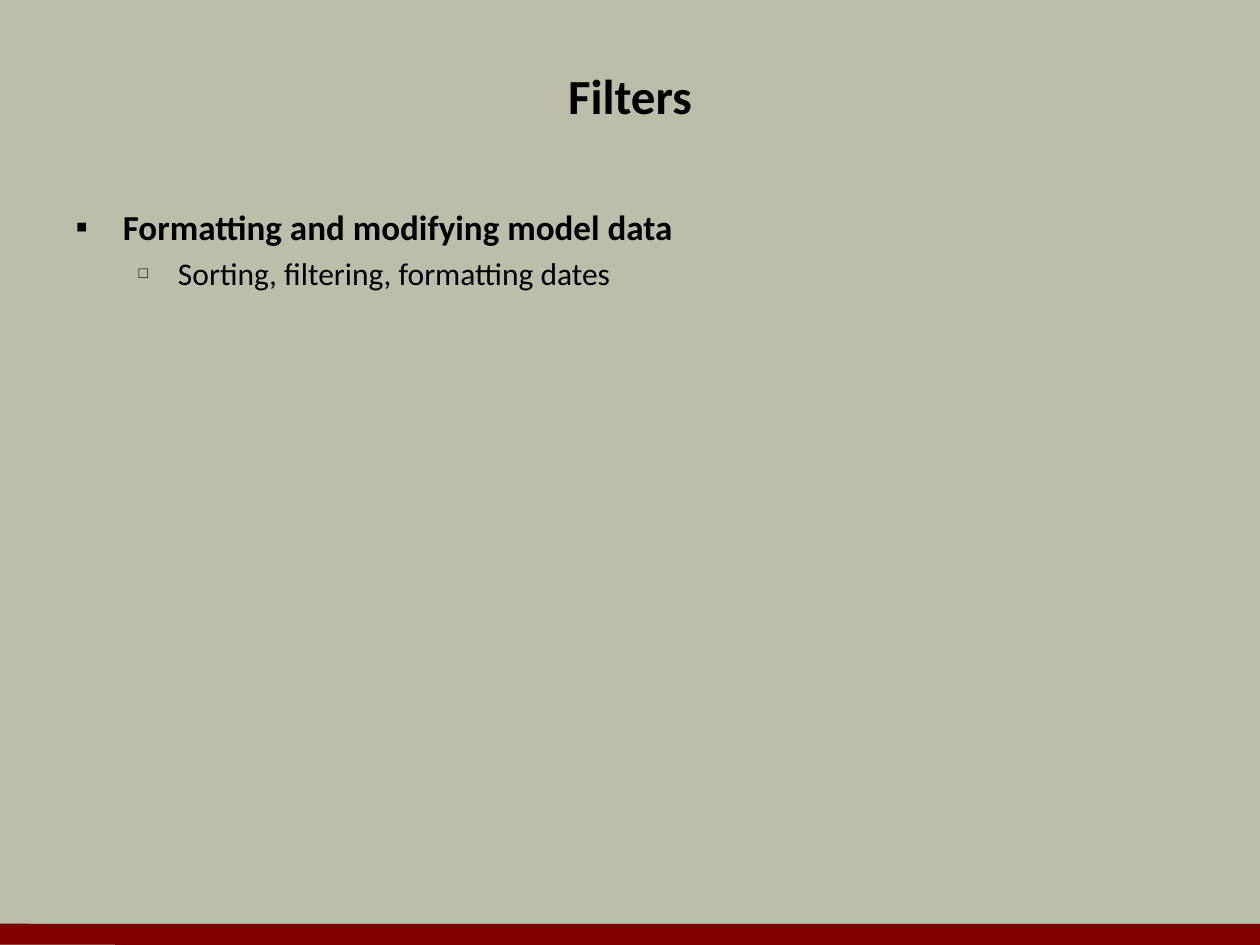
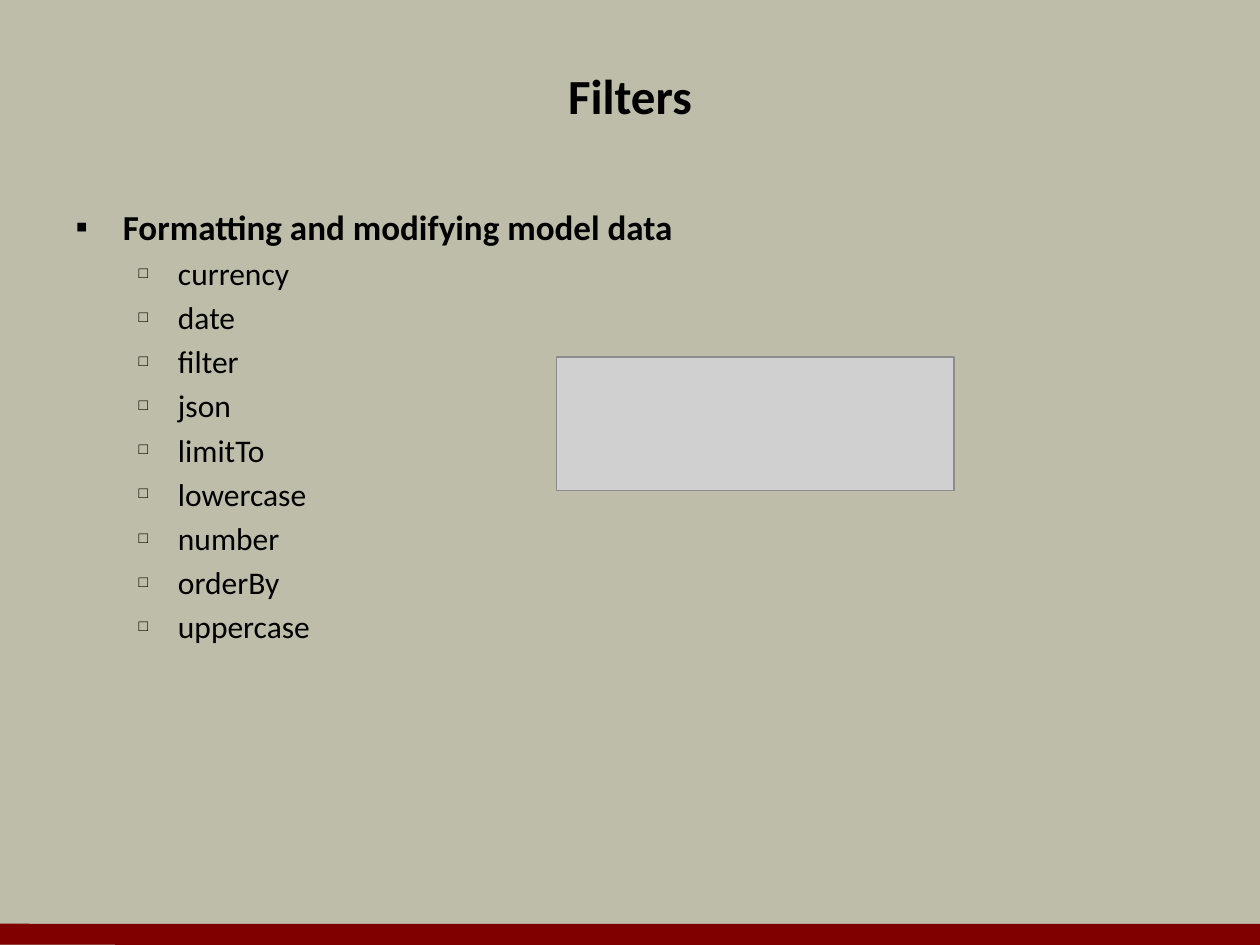
Before and after one commit to OdeToCode/classes, a slide deck: slide 15 of angularjs/slides/03_Views.pptx (slide 10 before the commit). Drawn at 1260x945 pixels with LibreOffice and Linux fonts; fonts in the diff are those of the drawing; grey boxes stand for pictures; background and template pictures are left out. Boxes give left, top, right and bottom in pixels: in the first picture for what was removed or moved away, otherwise in the second. Text is boxed around its words. In the diff, an @@ line names an element or a change of style, - is before the commit and + after.

```diff
--- a/angularjs/slides/03_Views.pptx
+++ b/angularjs/slides/03_Views.pptx
@@ text at box(178, 269, 310, 643): text changed @@
-  □ Sorting, filtering, formatting dates
+  □ currency
+  □ date
+  □ filter
+  □ json
+  □ limitTo
+  □ lowercase
+  □ number
+  □ orderBy
+  □ uppercase
@@ picture added at box(557, 357, 955, 490) @@
```
Also in this commit, not shown: 8 other slides changed, 12 slides added, 6 slides removed, 31 other files.
